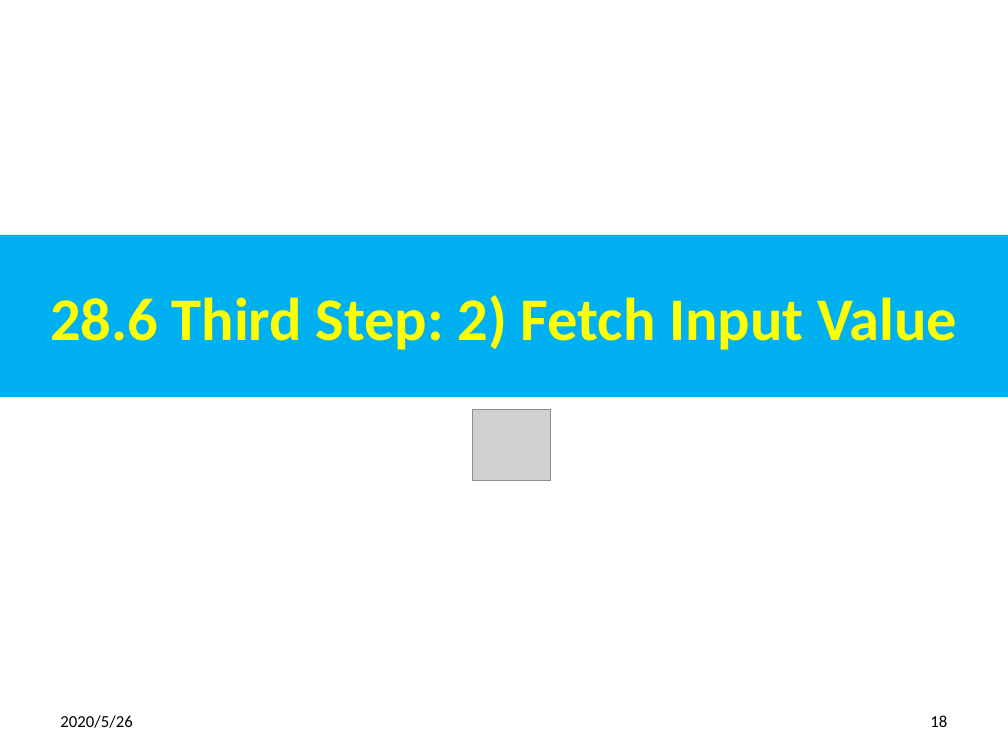
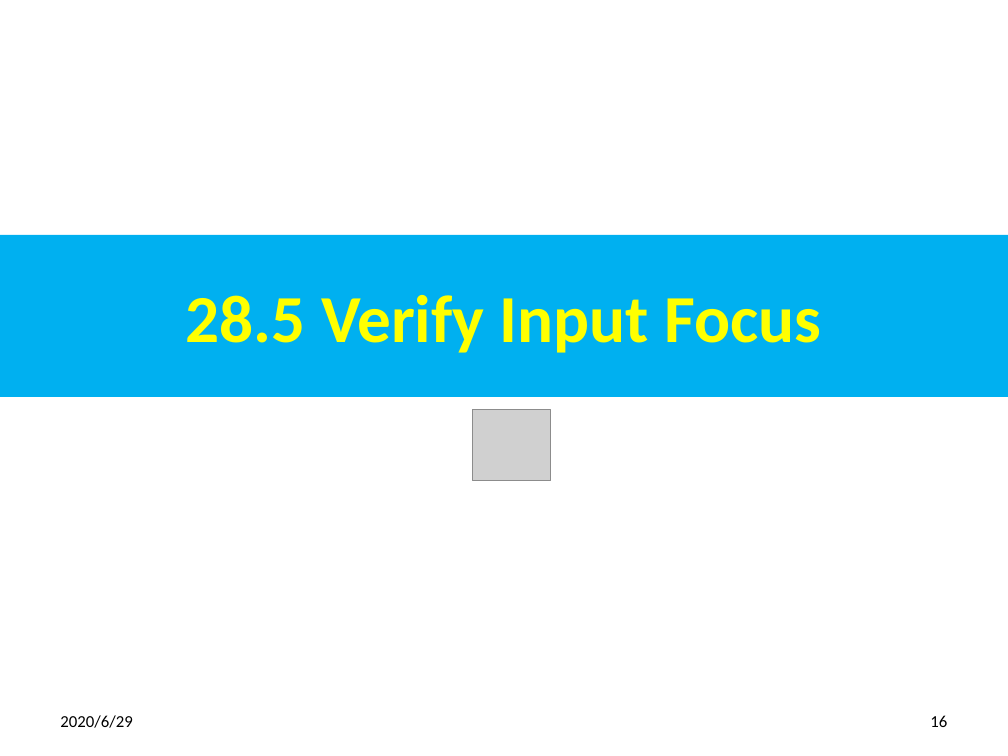
Before and after one commit to peterhchen/800-React-Hook, a slide deck: slide 16 of 28_Refs.pptx (slide 18 before the commit). Drawn at 1008x756 pixels with LibreOffice and Linux fonts; fonts in the diff are those of the drawing; grey boxes stand for pictures. Boxes give left, top, right and bottom in pixels: in the first picture for what was removed or moved away, otherwise in the second. Text is boxed around its words. In the diff, an @@ line names an element or a change of style, - is before the commit and + after.

```diff
--- a/28_Refs.pptx
+++ b/28_Refs.pptx
@@ title at (186, 295, 821, 353): text changed; size 43.2 to 48 pt @@
-28.6 Third Step: 2) Fetch Input Value
+28.5 Verify Input Focus
@@ text at (60, 715, 132, 728): text changed @@
-2020/5/26
+2020/6/29
@@ page number at (930, 715, 947, 727): text changed @@
-18
+16
```
Also in this commit, not shown: 15 other slides changed, 5 slides added, 6 slides removed.
